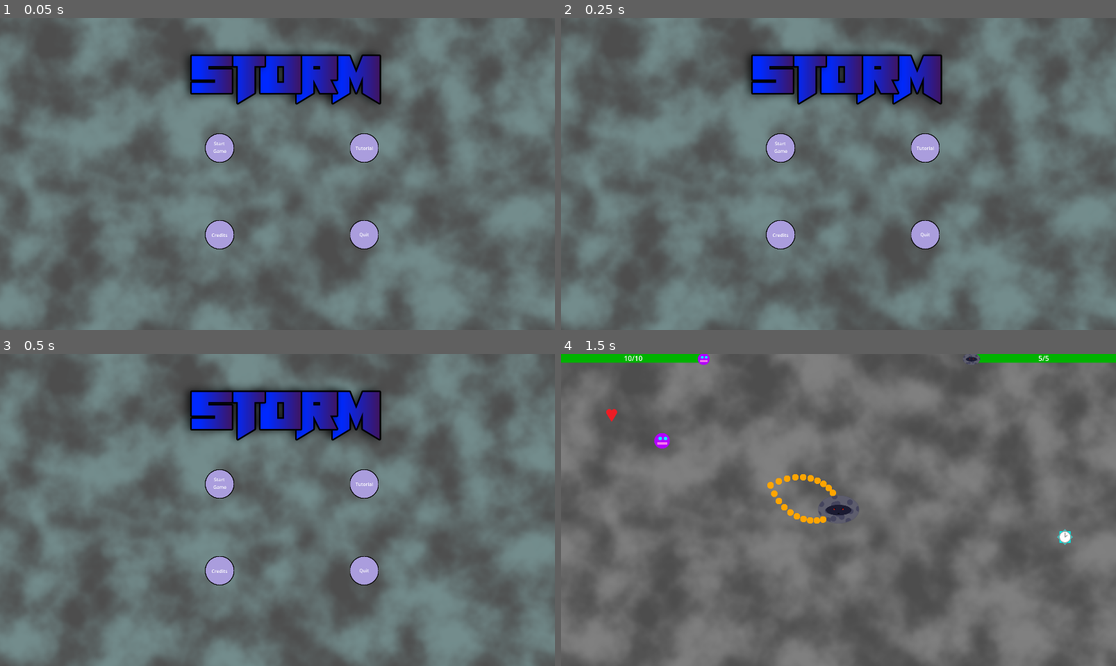
Above: before the commit, frames 1-4 (two rows, left to right).
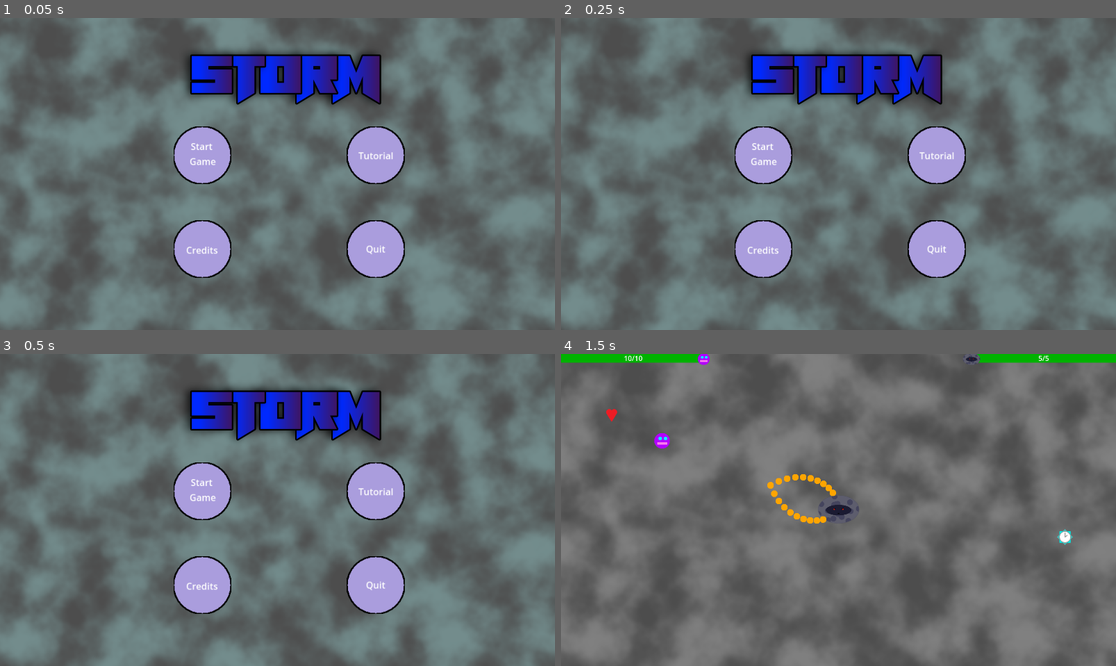
Above: after the commit, the same moments.

Repository: Antoine-Lagache/GameJam_2025
Game: Godot game, scene res://scene/start_menu.tscn
Same seed, same stepped clock (60 frames per second), same inputs: the game is played once before the commit and once after it.
Inputs (mouse positions are in pixels of both pictures, inside the frame that each line leads up to):
- Up to frame 1 (0.05 s): no input
- Up to frame 2 (0.25 s): no input
- Up to frame 3 (0.5 s): no input
- Up to frame 4 (1.5 s): click "Start Game" at 0.5 s; move the mouse to (960, 494) at 1.27 s; hold Right (right) from 1.28 s (still down); hold Shift from 1.28 s (still down)

The runs differ from the first frame. In frame 1, 5.5% of the frame differs, in the area x 31-73%, y 34-84%; in frame 2, 5.5%; in frame 3, 5.5%; in frame 4, nothing differs.

Commit message:
Resized and replaced start_menu buttons

Diff:
--- a/gamejame/scene/start_menu.tscn
+++ b/gamejame/scene/start_menu.tscn
@@ -40,10 +40,11 @@
 
 [node name="StartButton" parent="." instance=ExtResource("3_nld4k")]
 layout_mode = 0
-offset_left = 710.0
-offset_top = 400.0
-offset_right = 810.0
-offset_bottom = 500.0
+offset_left = 600.0
+offset_top = 375.0
+offset_right = 700.0
+offset_bottom = 475.0
+scale = Vector2(2, 2)
 
 [node name="StartGame" type="Label" parent="StartButton"]
 layout_mode = 0
@@ -57,10 +58,11 @@
 
 [node name="TutorialButton" parent="." instance=ExtResource("3_nld4k")]
 layout_mode = 0
-offset_left = 1210.0
-offset_top = 400.0
-offset_right = 1310.0
-offset_bottom = 500.0
+offset_left = 1200.0
+offset_top = 375.0
+offset_right = 1300.0
+offset_bottom = 475.0
+scale = Vector2(2, 2)
 
 [node name="Tutorial" type="Label" parent="TutorialButton"]
 layout_mode = 0
@@ -72,10 +74,11 @@
 
 [node name="CreditsButton" parent="." instance=ExtResource("3_nld4k")]
 layout_mode = 0
-offset_left = 710.0
+offset_left = 600.0
 offset_top = 700.0
-offset_right = 810.0
+offset_right = 700.0
 offset_bottom = 800.0
+scale = Vector2(2, 2)
 
 [node name="Credits" type="Label" parent="CreditsButton"]
 layout_mode = 0
@@ -87,10 +90,11 @@
 
 [node name="QuitButton" parent="." instance=ExtResource("3_nld4k")]
 layout_mode = 0
-offset_left = 1210.0
+offset_left = 1200.0
 offset_top = 700.0
-offset_right = 1310.0
+offset_right = 1300.0
 offset_bottom = 800.0
+scale = Vector2(2, 2)
 
 [node name="Quit" type="Label" parent="QuitButton"]
 layout_mode = 0
